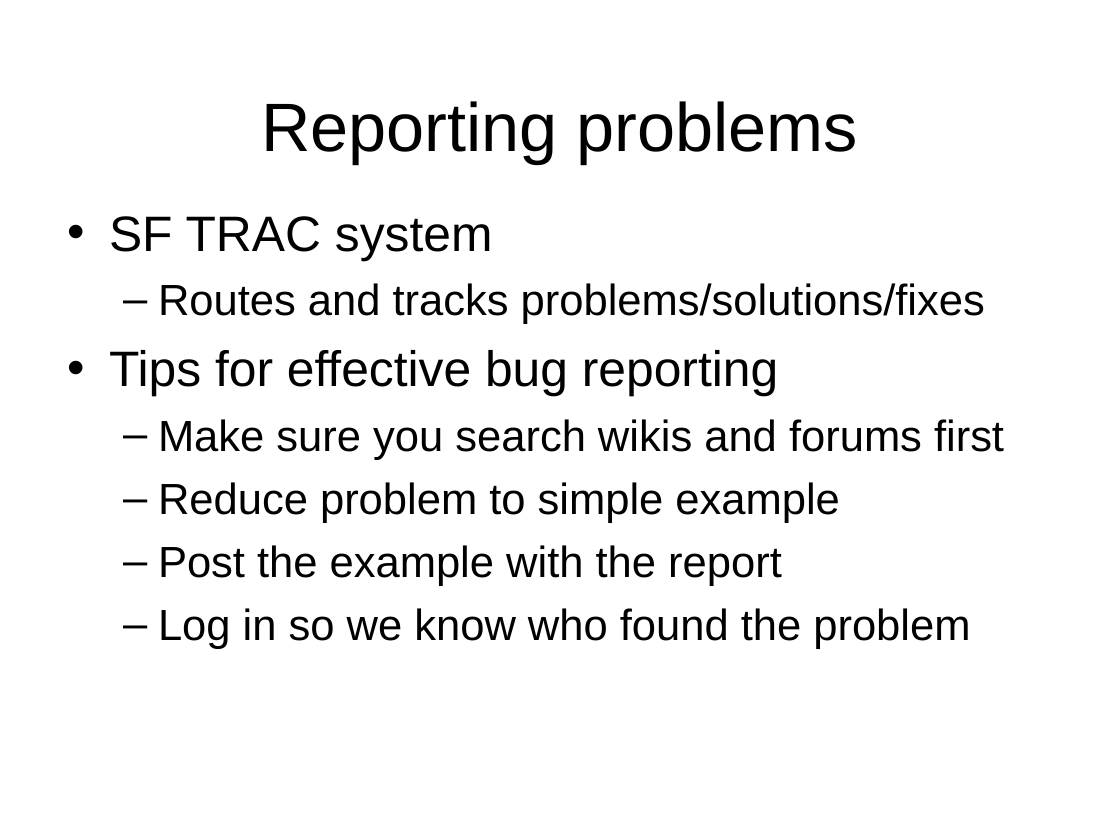
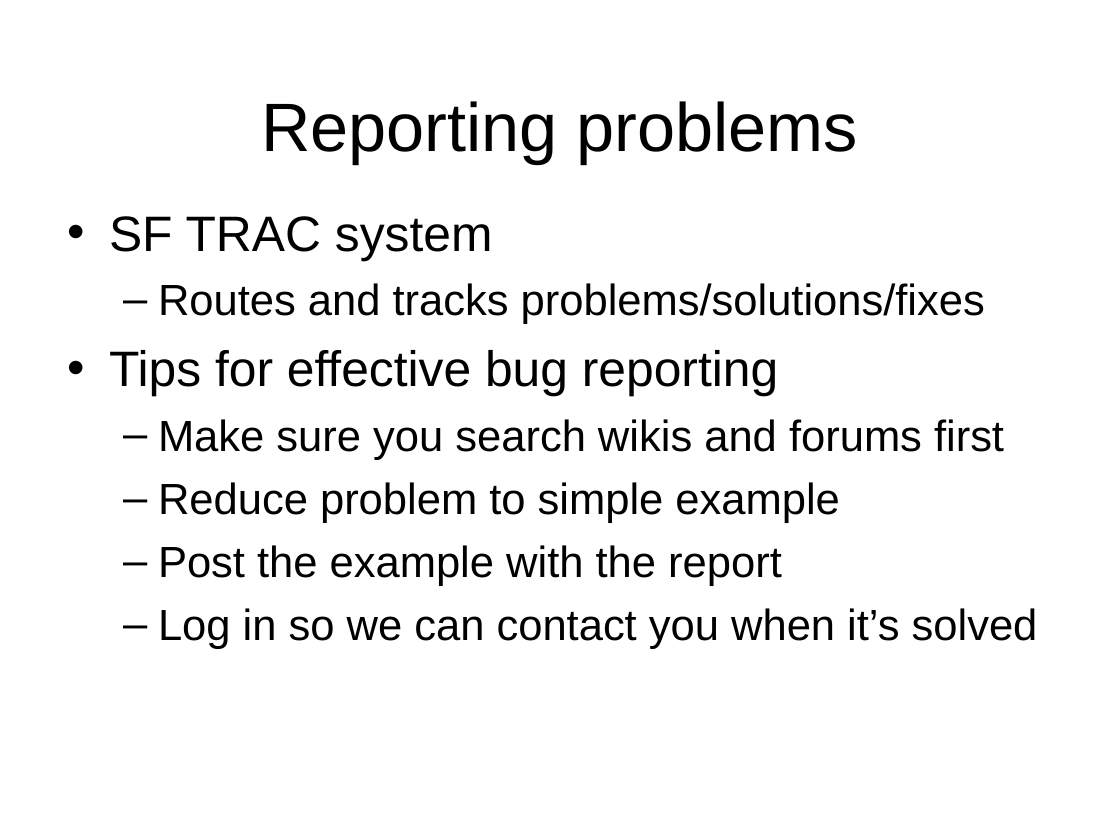
Before and after one commit to gridlab-d/course, a slide deck: slide 15 of 1.4 - Getting help.pps (slide 12 before the commit). Drawn at 1120x840 pixels with LibreOffice and Linux fonts; fonts in the diff are those of the drawing; background and template pictures are left out. Boxes give left, top, right and bottom in pixels: in the first picture for what was removed or moved away, otherwise in the second. Text is boxed around its words. In the diff, an @@ line names an element or a change of style, - is before the commit and + after.

```diff
--- a/1.4 - Getting help.pps
+++ b/1.4 - Getting help.pps
@@ text at [158, 608, 1038, 649]: text changed @@
-  – Log in so we know who found the problem
+  – Log in so we can contact you when it’s solved
```
Also in this commit, not shown: 2 other slides changed, 6 slides added, 7 slides removed.
